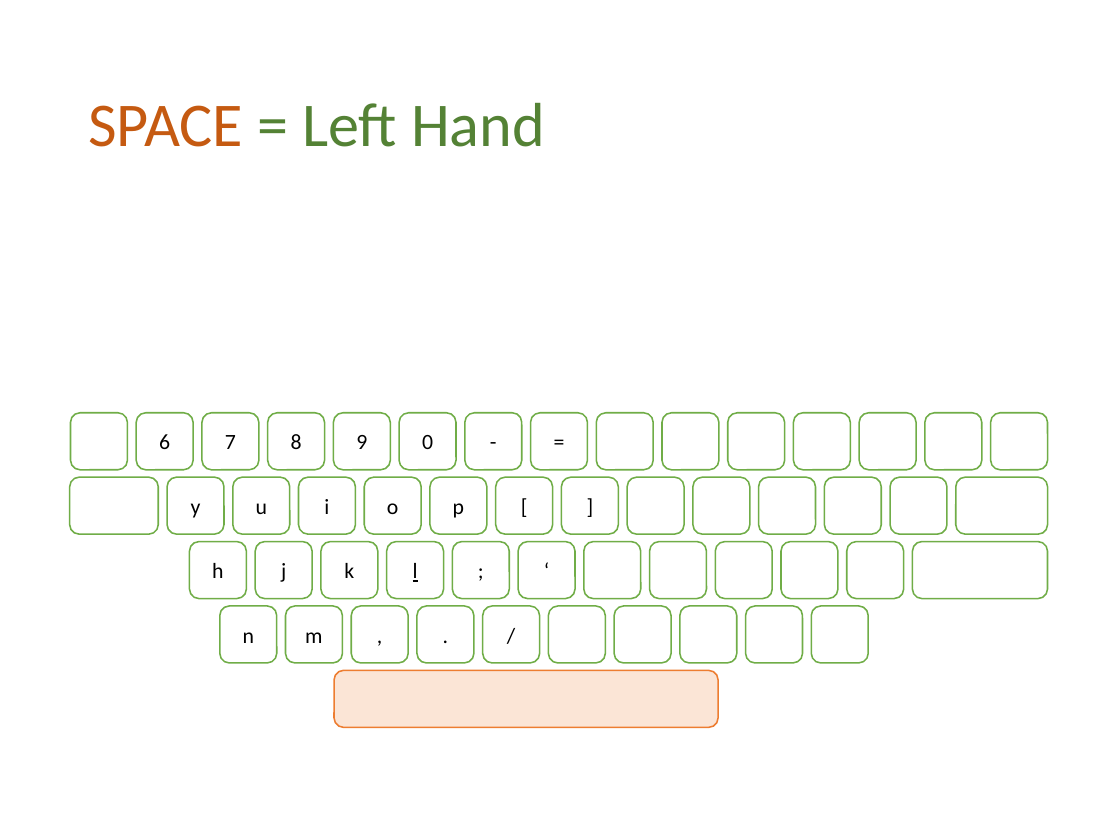
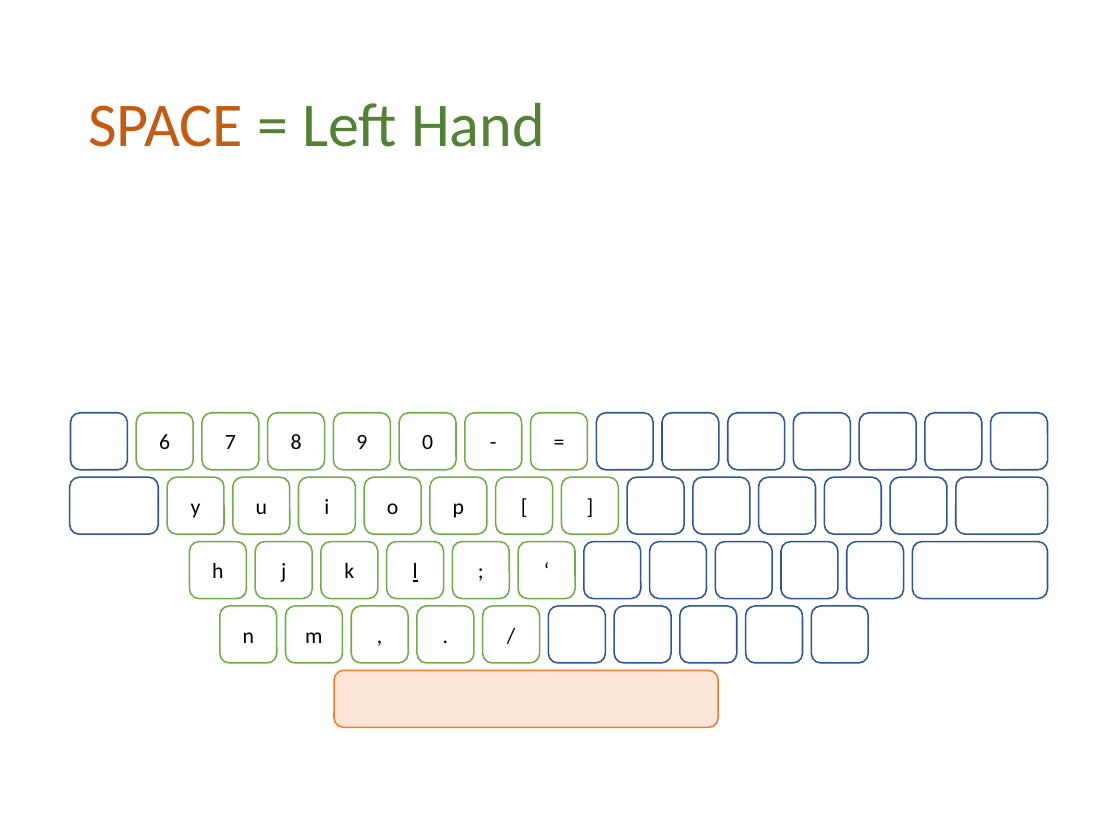
Before and after one commit to ittooo66/myAHK, a slide deck: slide 6 of MANUAL.pptx. Drawn at 1120x840 pixels with LibreOffice and Linux fonts; fonts in the diff are those of the drawing. Boxes give left, top, right and bottom in pixels: in the first picture for what was removed or moved away, otherwise in the second. Text is boxed around its words. In the diff, an @@ line names an element or a change of style, - is before the commit and + after.

```diff
--- a/MANUAL.pptx
+++ b/MANUAL.pptx
@@ outline #70AD47 1 pt to #2F5597 1 pt in 26 elements at (71, 413, 128, 470), (596, 413, 653, 470), (662, 413, 719, 470), (728, 413, 785, 470), (793, 413, 850, 470), (859, 413, 916, 470), (925, 413, 982, 470), (990, 413, 1047, 470), (627, 477, 684, 534), (693, 477, 750, 534), (758, 477, 815, 534), (824, 477, 881, 534), (890, 477, 948, 534), (955, 477, 1047, 534), (69, 477, 158, 534), (584, 542, 641, 599), (650, 542, 707, 599), (716, 542, 773, 599), (781, 542, 838, 599), (847, 542, 904, 599), (913, 542, 1048, 599), (549, 606, 606, 663), (614, 606, 671, 663), (680, 606, 737, 663), (746, 606, 803, 663), (811, 606, 868, 663) @@
```
Also in this commit, not shown: 5 other slides changed.
